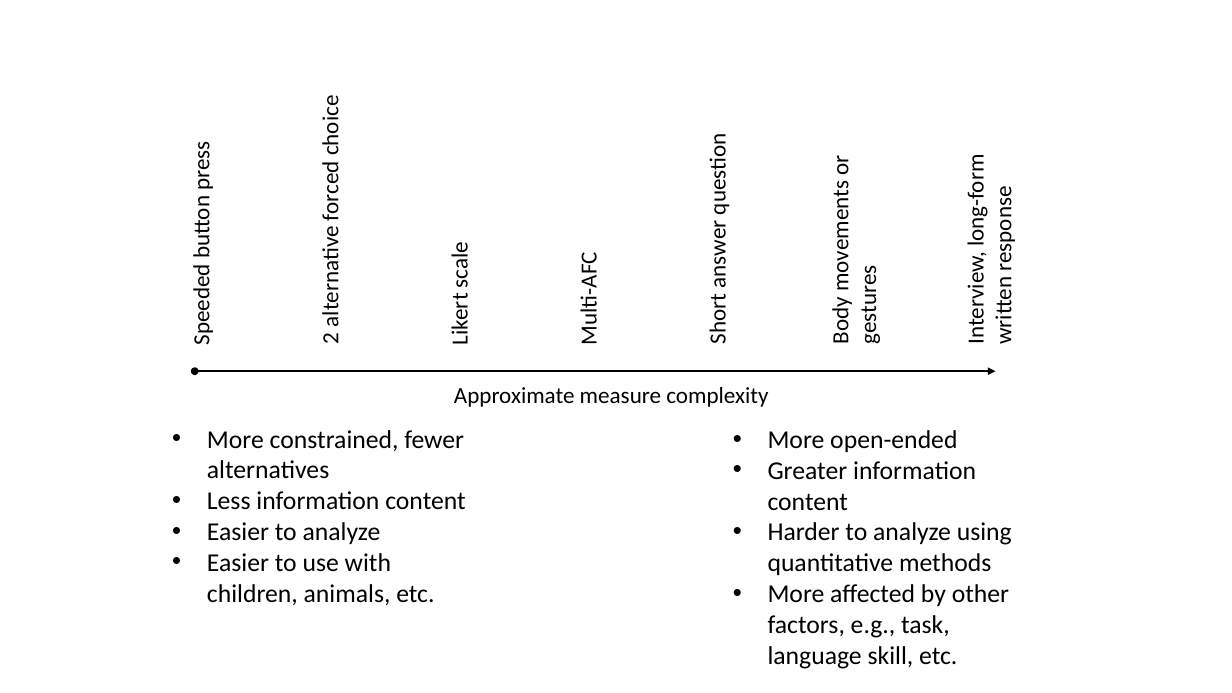
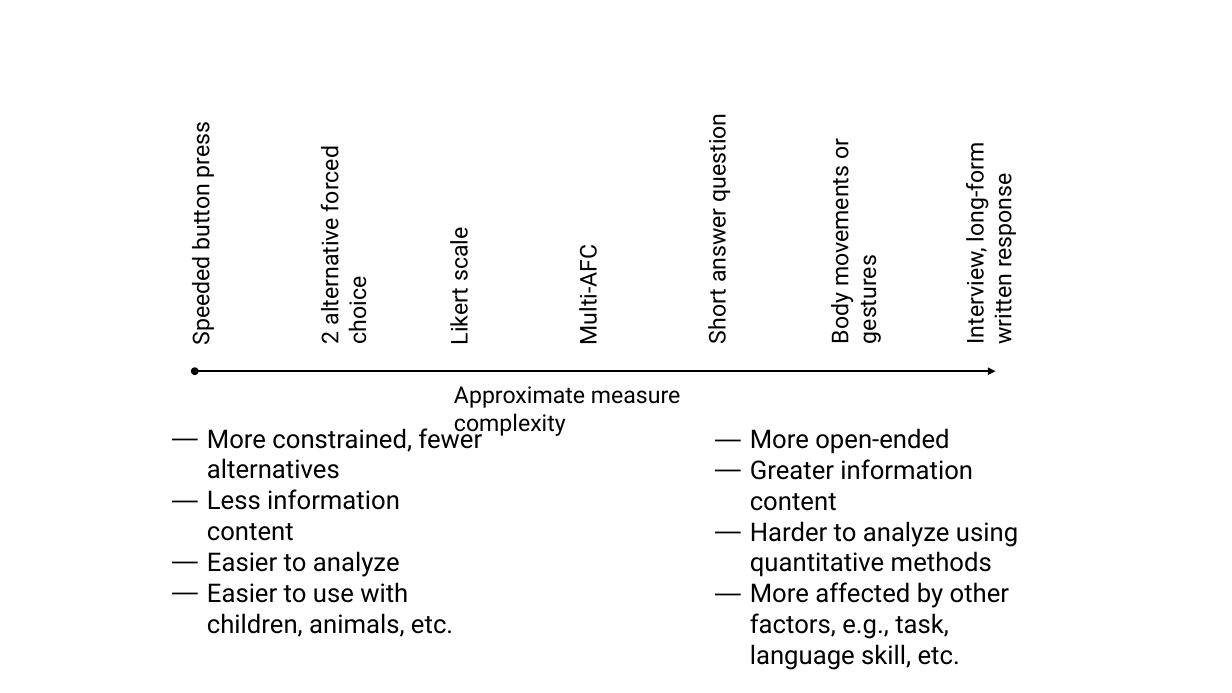
Before and after one commit to langcog/experimentology, a slide deck: slide 5 of images/measurement/src/measurement_figs.pptx. Drawn at 1232x693 pixels with LibreOffice and Linux fonts; fonts in the diff are those of the drawing. Boxes give left, top, right and bottom in pixels: in the first picture for what was removed or moved away, otherwise in the second. Text is boxed around its words. In the diff, an @@ line names an element or a change of style, - is before the commit and + after.

```diff
--- a/images/measurement/src/measurement_figs.pptx
+++ b/images/measurement/src/measurement_figs.pptx
@@ font Calibri to Roboto in 8 elements at [185,126,215,343], [314,152,372,343], [443,232,473,343], [572,254,602,342], [701,121,731,343], [959,152,1017,343], [824,141,882,342], [454,386,681,436] @@
@@ text "More constrained, fewer alternatives" at [207,424,482,637]: font Calibri to Roboto; bullet • to — @@
@@ text "More open-ended" at [750,428,1018,670]: font Calibri to Roboto; bullet • to — @@
@@ text "More open-ended": place and size @@
-text "More open-ended" at [768,430,1012,669]
+text "More open-ended" at [750,428,1018,670]
```
Also in this commit, not shown: 4 other slides changed, 8 other files.
